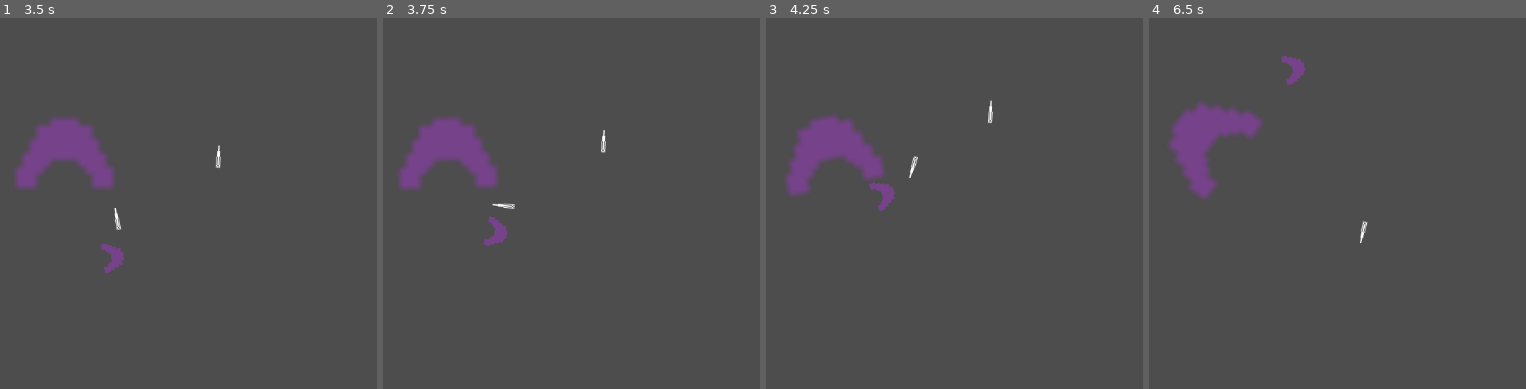
Above: before the commit, frames 1-4 (left to right).
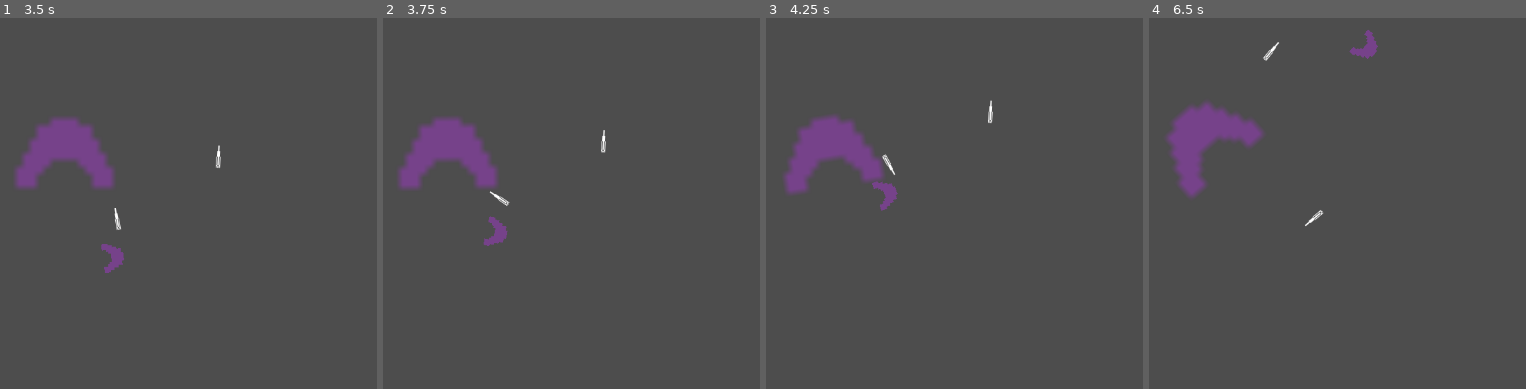
Above: after the commit, the same moments.

Repository: CookieUzen/spacetime
Game: Godot game, scene res://players/scenes/player.tscn
Same seed, same stepped clock (60 frames per second), same inputs: the game is played once before the commit and once after it.
Inputs:
- Up to frame 1 (3.5 s): tap Enter at 0.5 s; hold D (turn_right) 0.53-1.28 s; tap 2 (fire_weapon) every 0.75 s from 0.6 to 2.85 s; tap Space (brake) at 1.25 s; hold S (back) 1.28-2.03 s; hold D (turn_right) 2.03-2.78 s; hold W (forward) from 2.78 s (still down)
- Up to frame 2 (3.75 s): release W (forward) at 3.53 s; hold A (turn_left) from 3.53 s (still down); tap 2 (fire_weapon) at 3.6 s
- Up to frame 3 (4.25 s): keep holding A (turn_left)
- Up to frame 4 (6.5 s): tap 2 (fire_weapon) at 4.35, 5.1, 5.85 s; release A (turn_left) at 5.03 s; hold S (back) 5.03-5.78 s; hold D (turn_right) from 5.78 s (still down)

Frame 1 is identical in both runs. In frame 2, 0.1% of the frame differs, in the area x 28-36%, y 46-52%; in frame 3, 0.2%; in frame 4, 1.8%, in the area x 4-61%, y 3-61%.

Commit message:
Added HP and Shields, added signals

Diff:
--- a/players/scenes/player.tscn
+++ b/players/scenes/player.tscn
@@ -5,7 +5,8 @@
 [ext_resource type="Texture2D" uid="uid://bg2hifg06tx7d" path="res://players/resources/spaceship1.png" id="2_mdjji"]
 
 [sub_resource type="PhysicsMaterial" id="PhysicsMaterial_i6aj8"]
-friction = 0.5
+friction = 0.7
+rough = true
 bounce = 0.5
 
 [sub_resource type="CapsuleShape2D" id="CapsuleShape2D_6qu8m"]
@@ -58,3 +59,7 @@
 position = Vector2(318, 195)
 scale = Vector2(10, 10)
 polygon = PackedVector2Array(-2, -5, -2, -4, -4, -4, -4, -2, -5, -2, -5, 0, -6, 0, -6, 2, -7, 2, -7, 5, -4, 5, -4, 3, -3, 3, -3, 2, -2, 2, -2, 1, 2, 1, 2, 2, 3, 2, 3, 3, 4, 3, 4, 5, 7, 5, 7, 2, 6, 2, 6, 0, 5, 0, 5, -2, 4, -2, 4, -4, 2, -4, 2, -5)
+
+[node name="ShieldRegenDelay" type="Timer" parent="."]
+wait_time = 5.0
+one_shot = true
--- a/players/scripts/player.gd
+++ b/players/scripts/player.gd
@@ -3,21 +3,30 @@
 const MAX_HP : float = 100.0
 const MAX_SHIELD : float = 30.0
 const SHIELD_REGEN : float = 4.0
-const SHIELD_REGEN_DELAY : float = 5.0
 
 const ARMOR : float = 0.8	# Armor coefficient, times all dmg by this value
 
-# HP
-@export var HP : float;
+signal shield_broken()	# When shield is broken
+signal shield_regen()	# When shield starts regenerating
+signal spaceship_destroyed()	# When hp is below 0
+
+# hp
+@export var hp : float;
 
 # Shield system
-@export var SHIELD : float;
+@export var shield : float;
+@onready var shield_regen_delay_timer: Timer = $ShieldRegenDelay
 
 # Called when the node enters the scene tree for the first time.
 func _ready() -> void:
 
-	HP = MAX_HP
-	SHIELD = MAX_SHIELD
+	hp = MAX_HP
+	shield = MAX_SHIELD
+
+	# reset the shield regen timer
+	shield_regen_delay_timer.stop()
+	# Catch the signal when the timer times out
+	shield_regen_delay_timer.connect("timeout", _shield_regen)
 
 	# Listen for the player to be hit
 	$Spaceship.connect("hit", _on_hit)
@@ -33,7 +42,24 @@
 	elif body.is_in_group("Spaceships"):
 		dmg = ship_dmg_model(body, ke)
 
-	print(body, ": ", dmg)
+	print(self.name, " got hit by ",  body, ": ", dmg)
+
+	# Minus from the shield first
+	var shield_after_dmg: float = shield - dmg
+
+	if shield_after_dmg > 0:
+		shield = shield_after_dmg
+		dmg = 0.0
+	else:
+		dmg = -shield_after_dmg
+		shield = 0.0
+
+		# restart timer and emit signals
+		_shield_broken()
+
+	# Minus left over from the hp
+	hp -= dmg
+
 
 # Function to calculate damage
 # Accepts the body collided with and returns the damage dealt
@@ -53,11 +79,36 @@
 
 	dmg = ke / ramming_divisor * ARMOR
 
-	print("Ramming divisor: ", ramming_divisor)
-	print("Damage: ", dmg)
-
 	return dmg
 
 # Called every frame. 'delta' is the elapsed time since the previous frame.
 func _process(delta: float) -> void:
-	pass
+
+	# Regenerate the shield if not been hit recently
+	if shield_regen_delay_timer.time_left == 0:
+		shield += SHIELD_REGEN * delta
+
+	shield = clamp(shield, 0, MAX_SHIELD)
+
+	if hp <= 0:
+		_spaceship_destroyed()
+
+# Runs when the shield is broken
+func _shield_broken() -> void:
+	shield_regen_delay_timer.start()
+	print("Shield down!")
+
+	emit_signal("shield_broken")
+
+# Runs when the shield starts regenerating
+func _shield_regen() -> void:
+	print("Shield regenerating!")
+	print("hp: ", hp)
+
+	emit_signal("shield_regen")
+
+# Runs when the hp is below 0
+func _spaceship_destroyed() -> void:
+	print("Ship destroyed!")
+
+	emit_signal("spaceship_destroyed")
--- a/players/scripts/spaceship.gd
+++ b/players/scripts/spaceship.gd
@@ -14,7 +14,6 @@
 func _ready() -> void:
 	# Make a railgun and add it to our mount point
 	gun_scene = preload("res://weapons/scenes/railgun.tscn")
-	print("Gun scene: ", gun_scene)
 
 	# create a gun and add it to the player (not ship)
 	gun = gun_scene.instantiate() as Node2D
--- a/weapons/scenes/railgun_bolt.tscn
+++ b/weapons/scenes/railgun_bolt.tscn
@@ -5,7 +5,8 @@
 
 [sub_resource type="PhysicsMaterial" id="PhysicsMaterial_lijlt"]
 friction = 0.0
-bounce = 0.7
+bounce = 1.0
+absorbent = true
 
 [node name="RailgunBolt" type="RigidBody2D" groups=["Projectiles"]]
 collision_layer = 256
